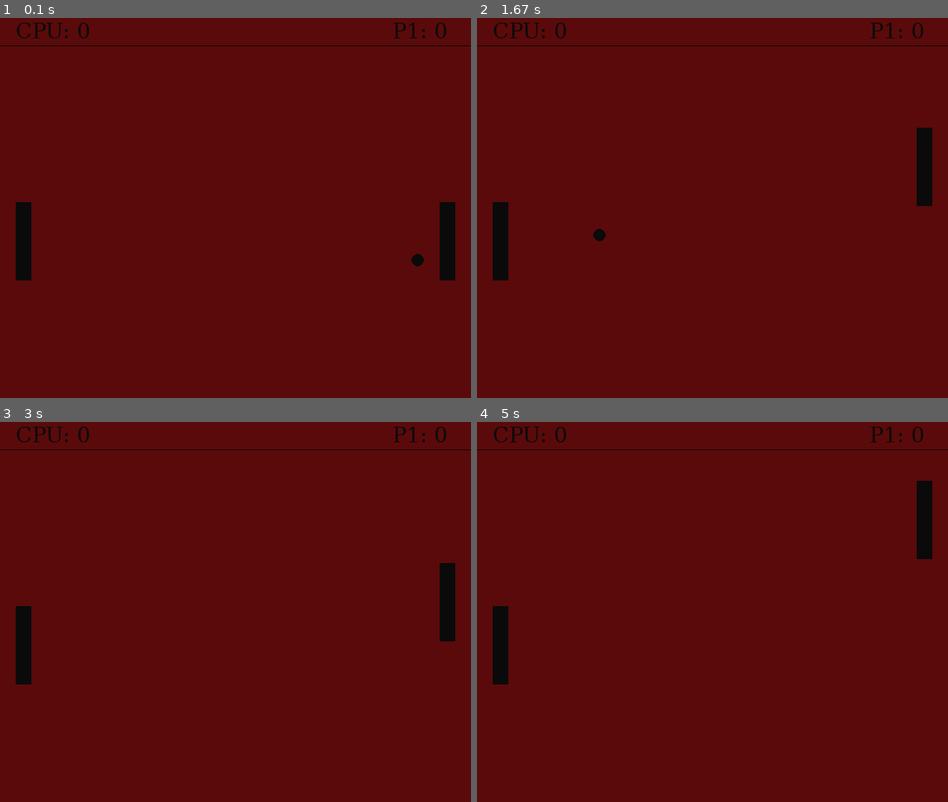
Above: before the commit, frames 1-4 (two rows, left to right).
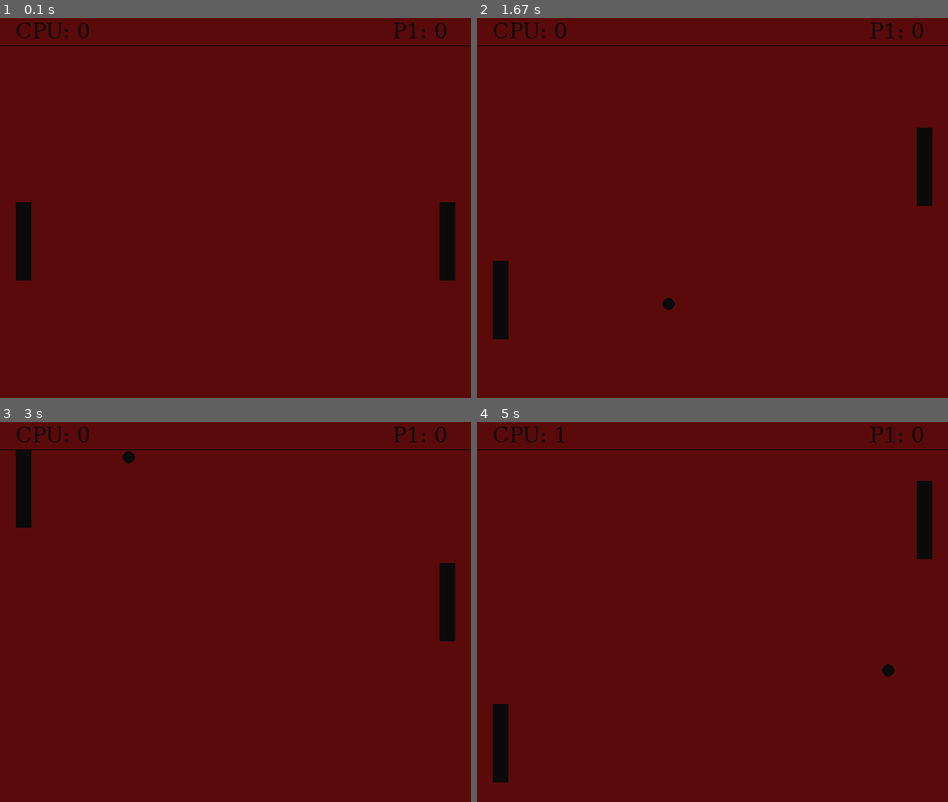
Above: after the commit, the same moments.

Repository: sam1457/ICS111-Week-11
Game: pygame game, started from Week12Lab/Week12.py
Same seed, same stepped clock (60 frames per second), same inputs: the game is played once before the commit and once after it.
Inputs (mouse positions are in pixels of both pictures, inside the frame that each line leads up to):
- Up to frame 1 (0.1 s): no input
- Up to frame 2 (1.67 s): click (712, 200) at 0.38 s; hold Up 0.67-1.13 s; hold Down 1.17-1.47 s; hold Up from 1.5 s (still down)
- Up to frame 3 (3 s): release Up at 1.87 s; hold Down 1.9-2.27 s; hold Up 2.3-2.6 s; hold Down 2.63-2.93 s; hold Up from 2.97 s (still down)
- Up to frame 4 (5 s): release Up at 3.33 s; hold Down 3.37-3.73 s; hold Up 3.77-4.07 s; hold Down 4.1-4.4 s; hold Up 4.43-4.8 s; click (721, 475) at 4.88 s

The runs differ from the first frame. In frame 1, less than 0.1% of the frame differs, in the area x 87-90%, y 62-66%; in frame 2, 1.2%; in frame 3, 1.4%; in frame 4, 1.5%, in the area x 3-89%, y 1-95%.

Commit message:
Was able to get the ball to collide with the rectangles and rest the ball form the beginning.

Diff:
--- a/Week12Lab/Week12.py
+++ b/Week12Lab/Week12.py
@@ -12,6 +12,7 @@
 
 font = pygame.font.SysFont('Rockwell', 30)
 
+live_ball = False
 margin = 50
 cpu_score = 0
 player_score = 0
@@ -42,24 +43,29 @@
         if key[pygame.K_DOWN] and self.rect.bottom < screen_height:
             self.rect.move_ip(0, self.speed)
 
+    def ai(self):
+        if self.rect.centery < pong.rect.top and self.rect.bottom < screen_height:
+            self.rect.move_ip(0, self.speed)
+
+        if self.rect.centery > pong.rect.top and self.rect.top > margin:
+            self.rect.move_ip(0, -1 * self.speed)
+
+
     def draw(self):
         pygame.draw.rect(screen, white, self.rect)
 
 class ball():
     def __init__(self, x, y):
-        self.x = x
-        self.y = y
-        self.ball_rad = 8
-        self.rect = Rect(self.x, self.y, self.ball_rad * 2, self.ball_rad * 2)
-        self.speed_x = -4
-        self.speed_y = 4
-        self.winner = 0
+        self.reset(x,y)
     def move(self):
 
        if self.rect.top < margin:
            self.speed_y *= -1
        if self.rect.bottom > screen_height:
            self.speed_y *= -1
+
+       if self.rect.colliderect(player_paddle) or self.rect.colliderect(cpu_paddle):
+            self.speed_x *= -1
 
        if self.rect.left < 0:
            self.winner = 1
@@ -74,6 +80,15 @@
 
     def draw(self):
         pygame.draw.circle(screen, white, (self.rect.x + self.ball_rad, self.rect.y + self.ball_rad), self.ball_rad)
+
+    def reset(self, x, y):
+        self.x = x
+        self.y = y
+        self.ball_rad = 8
+        self.rect = Rect(self.x, self.y, self.ball_rad * 2, self.ball_rad * 2)
+        self.speed_x = -4
+        self.speed_y = 4
+        self.winner = 0
 
 
 player_paddle = paddle(screen_width - 40, screen_height // 2)
@@ -93,15 +108,29 @@
     player_paddle.draw()
     cpu_paddle.draw()
 
-    pong.draw()
+    if live_ball == True:
 
-    player_paddle.move()
+        winner = pong.move()
+        if winner == 0:
+            player_paddle.move()
+            cpu_paddle.ai()
 
-    winner = pong.move()
-    print(winner)
+            pong.draw()
+        else:
+            live_ball = False
+            if winner == 1:
+                player_score += 1
+            elif winner == -1:
+                cpu_score += 1
+
+
+
 
     for event in pygame.event.get():
         if event.type == pygame.QUIT:
             run = False
+        if event.type == pygame.MOUSEBUTTONDOWN and live_ball == False:
+            live_ball = True
+            pong.reset(screen_width - 60, screen_height // 2 + 50)
 
     pygame.display.update()
